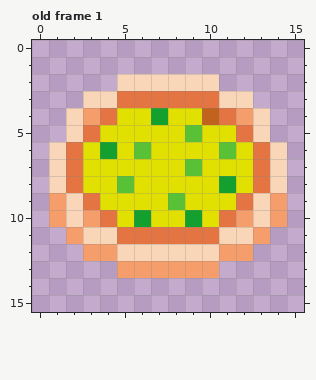
Edited in one commit: pixel-art file (sprites/veggie_pizza_big.aseprite). This is how it looked before the edit.
16x16 pixels, 1 frame. Shown: old frame 1. The commit also changed other frames, which this record leaves out.
The same view after the edit:
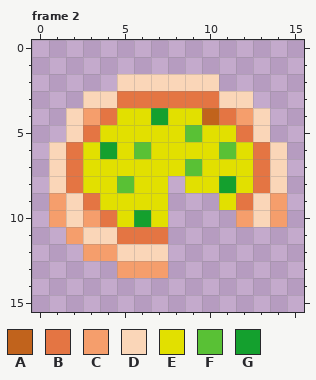
Palette (. is transparent): A #c1631c  B #e47543  C #f59e6c  D #fad6b8  E #e2e000  F #59c135  G #14a02e
A new or re-ordered frame is compared with the old frame closest to it.
Author's note on the commit: animated pizzas
Difference:
{"change": "frames 1 -> 5"}
{"where": "frame 2 is new; against old frame 1"}
{"frame":2,"y":8,"x":8,"old":"E","new":"."}
{"frame":2,"y":9,"x":8,"old":"FEE","new":"..."}
{"frame":2,"y":10,"x":8,"old":"EGEB","new":"...."}
{"frame":2,"y":11,"x":8,"old":"BBBDDC","new":"......"}
{"frame":2,"y":12,"x":8,"old":"DDDCC","new":"....."}
{"frame":2,"y":13,"x":8,"old":"CCC","new":"..."}
